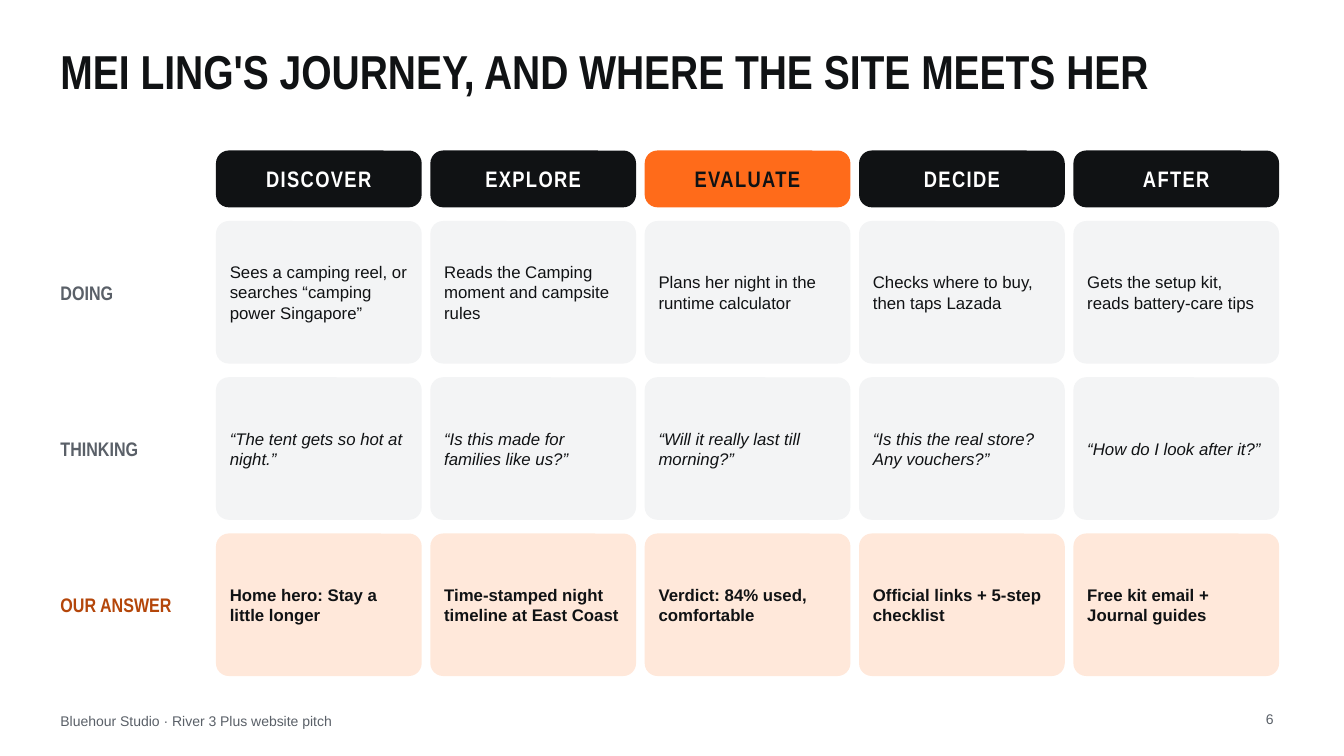
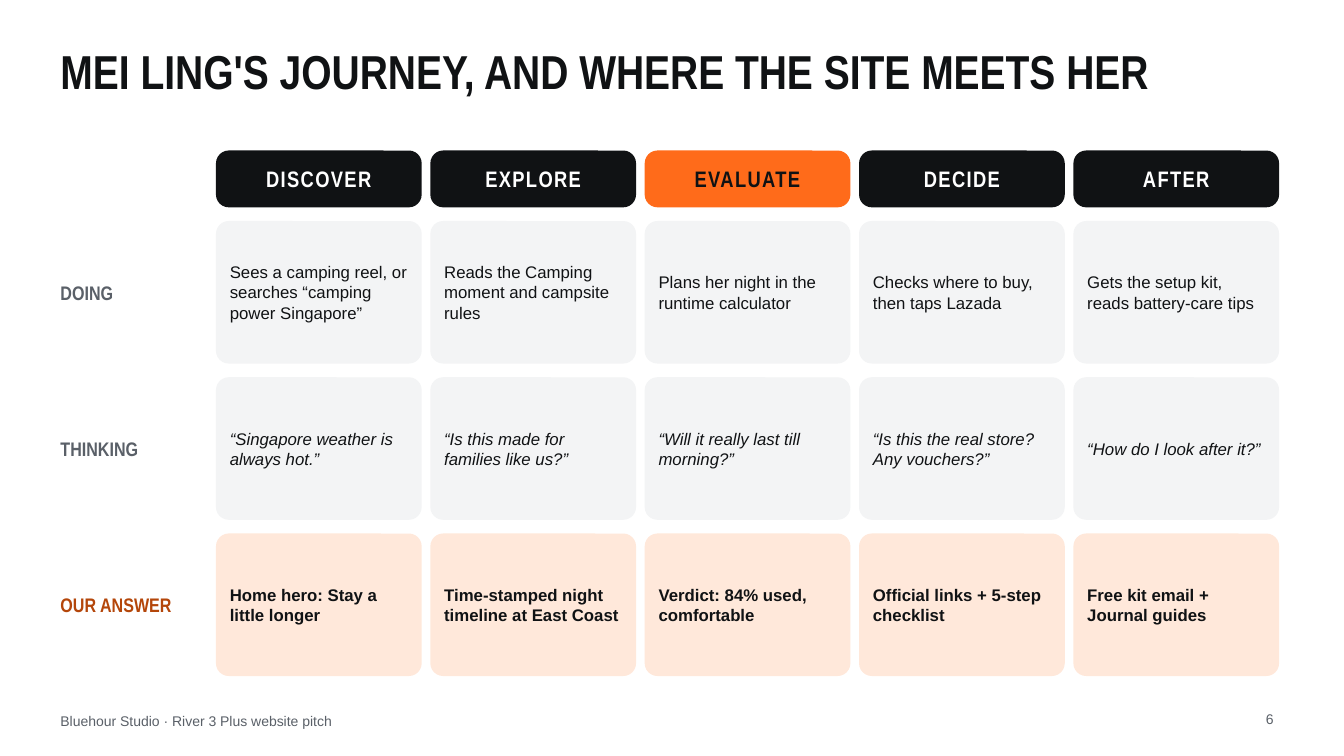
Before and after one commit to thecpinsiders/CS2024-Project-Website, a slide deck: slide 6 of Bluehour-Pitch-Deck.pptx. Drawn at 1344x756 pixels with LibreOffice and Linux fonts; fonts in the diff are those of the drawing. Boxes give left, top, right and bottom in pixels: in the first picture for what was removed or moved away, otherwise in the second. Text is boxed around its words. In the diff, an @@ line names an element or a change of style, - is before the commit and + after.

```diff
--- a/Bluehour-Pitch-Deck.pptx
+++ b/Bluehour-Pitch-Deck.pptx
@@ text at [230,433,393,469]: text changed @@
-“The tent gets so hot at night.”
+“Singapore weather is always hot.”
```
Also in this commit, not shown: 1 other slide changed.
